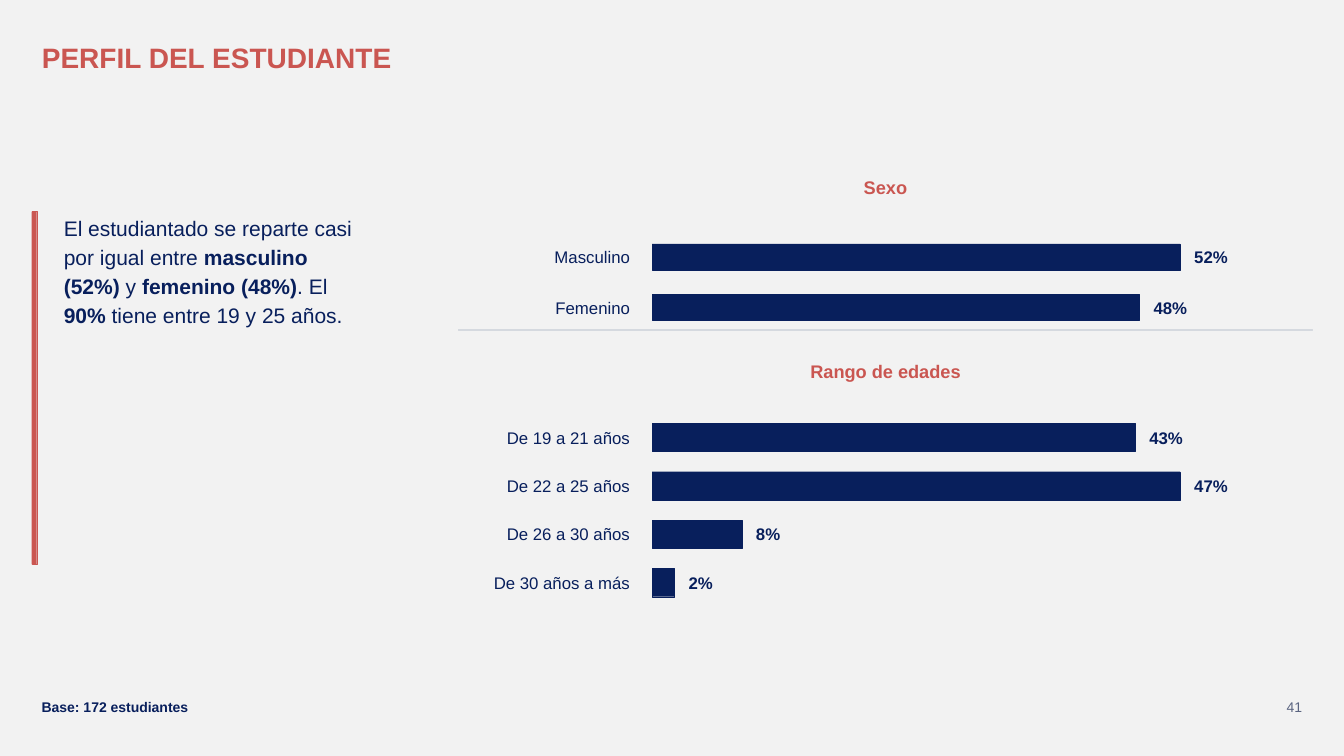
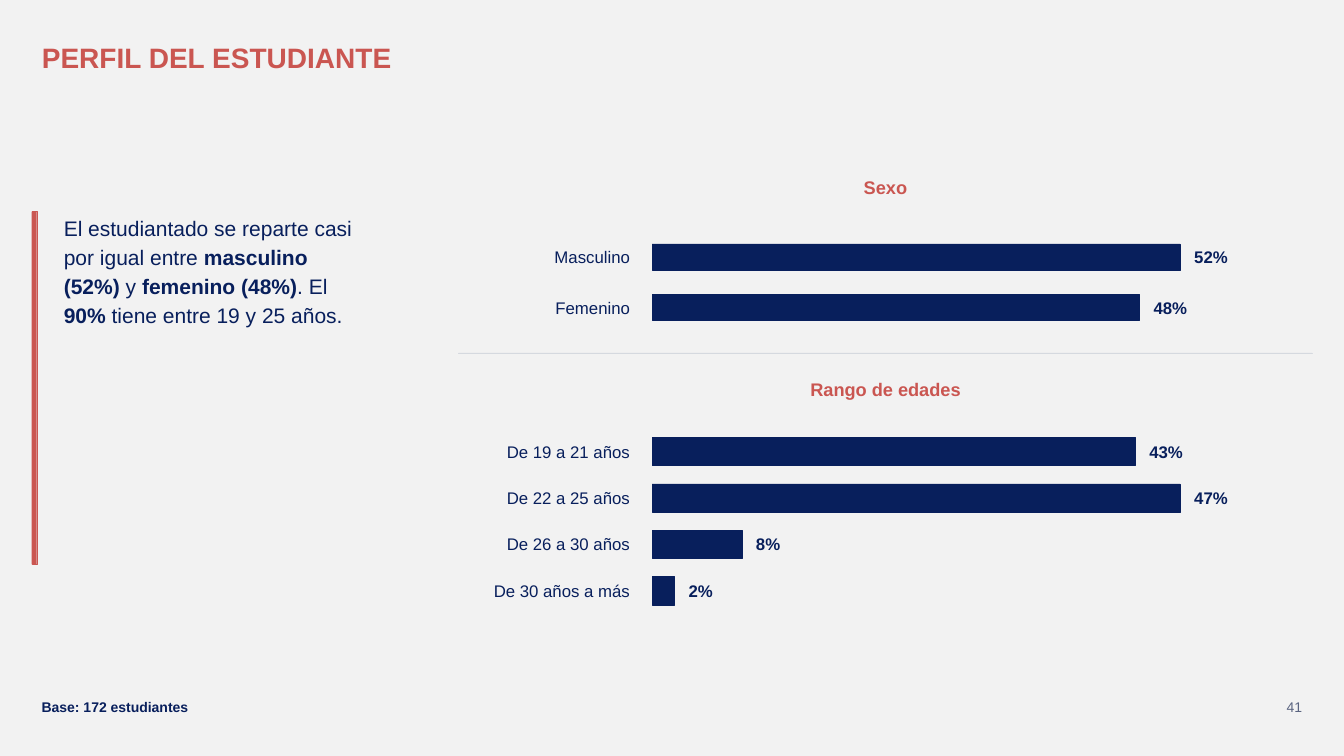
Before and after one commit to GonzaloAlmendariz/prosecnur-app, a slide deck: slide 41 of docs/qa/motor-ppt-2026-10-06/4-recetario/recetario-fiel.pptx. Drawn at 1344x756 pixels with LibreOffice and Linux fonts; fonts in the diff are those of the drawing; background and template pictures are left out. Boxes give left, top, right and bottom in pixels: in the first picture for what was removed or moved away, otherwise in the second. Text is boxed around its words. In the diff, an @@ line names an element or a change of style, - is before the commit and + after.

```diff
--- a/docs/qa/motor-ppt-2026-10-06/4-recetario/recetario-fiel.pptx
+++ b/docs/qa/motor-ppt-2026-10-06/4-recetario/recetario-fiel.pptx
@@ rectangle: place and size @@
-rectangle at [459,330,1313,331]
+rectangle at [459,353,1313,354]
@@ 3 texts, 1 rectangle: place and size @@
-3 texts, 1 rectangle at [507,365,1183,452]
+3 texts, 1 rectangle at [507,383,1183,466]
@@ 6 texts, 3 rectangles: place and size @@
-6 texts, 3 rectangles at [494,472,1228,597]
+6 texts, 3 rectangles at [494,484,1228,605]
```
Also in this commit, not shown: 11 other slides changed, 14 other files.
